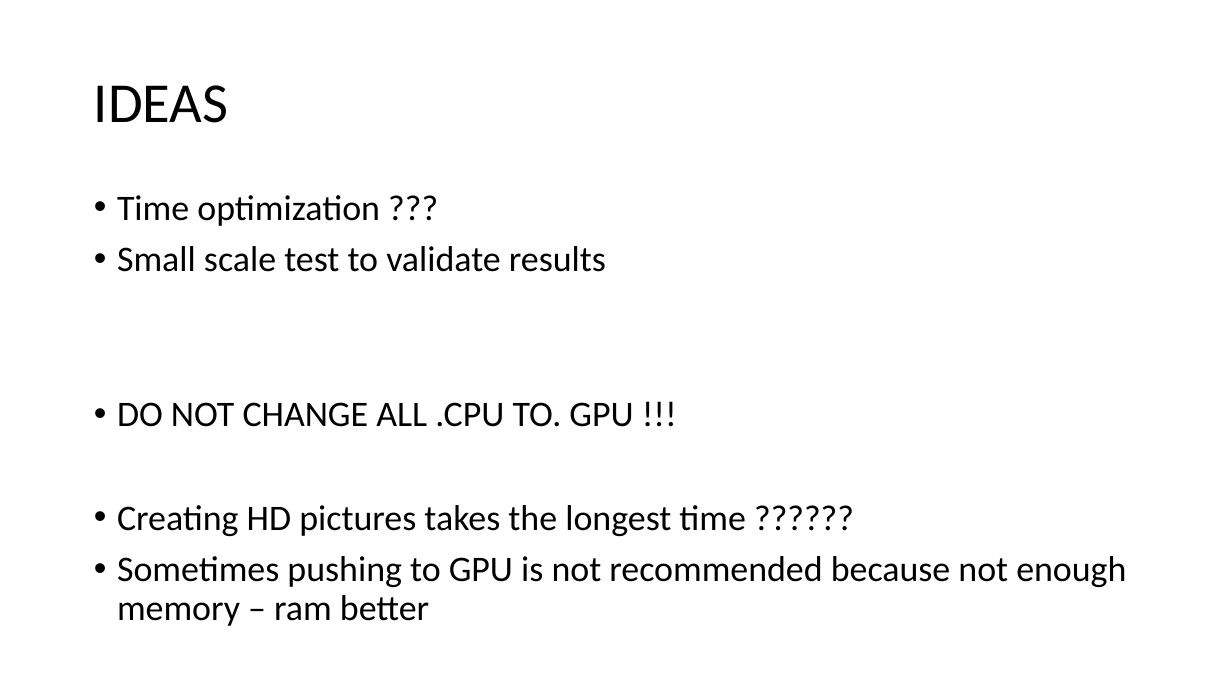
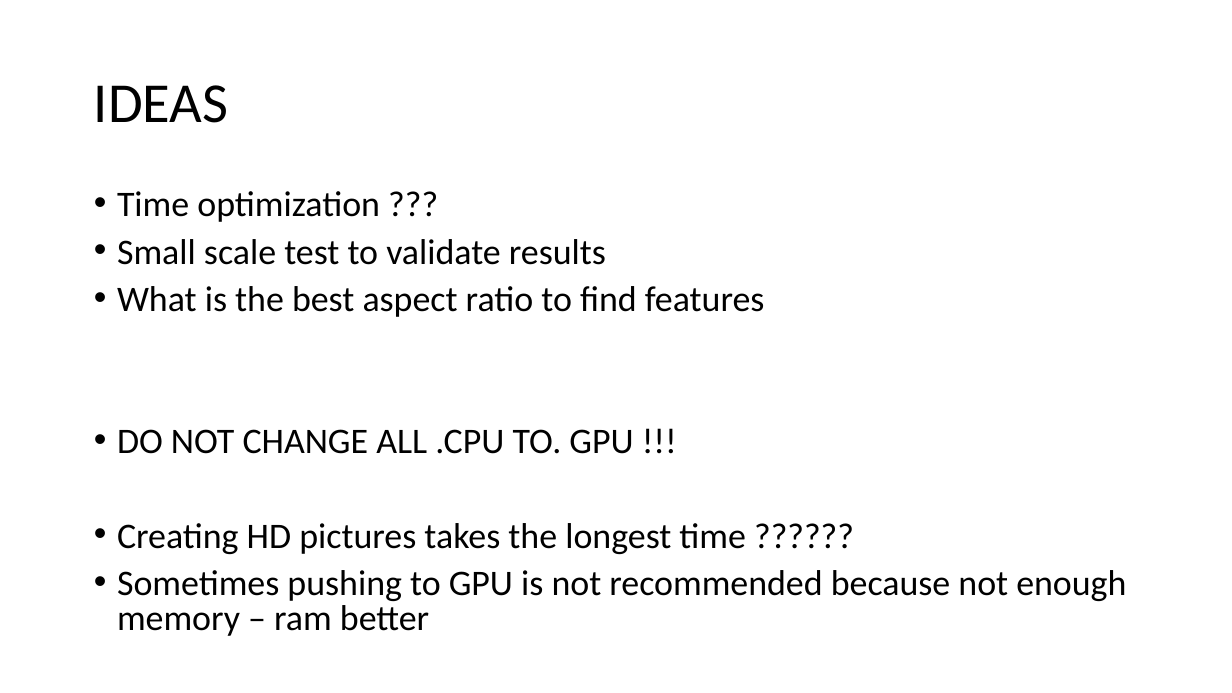
Before and after one commit to JanNalivaika/SSD_EXT, a slide deck: slide 22 of misc/Segmentation.pptx. Drawn at 1232x693 pixels with LibreOffice and Linux fonts; fonts in the diff are those of the drawing. Boxes give left, top, right and bottom in pixels: in the first picture for what was removed or moved away, otherwise in the second. Text is boxed around its words. In the diff, an @@ line names an element or a change of style, - is before the commit and + after.

Commit message:
Time imporvement

```diff
--- a/misc/Segmentation.pptx
+++ b/misc/Segmentation.pptx
@@ text at (117,191,1126,636): line spacing 0.9 to 0.8 @@
@@ text at (117,286,765,317): paragraph added @@
+• What is the best aspect ratio to find features
```
Also in this commit, not shown: 1 other slide changed, 1 slide added, 5 other files.
